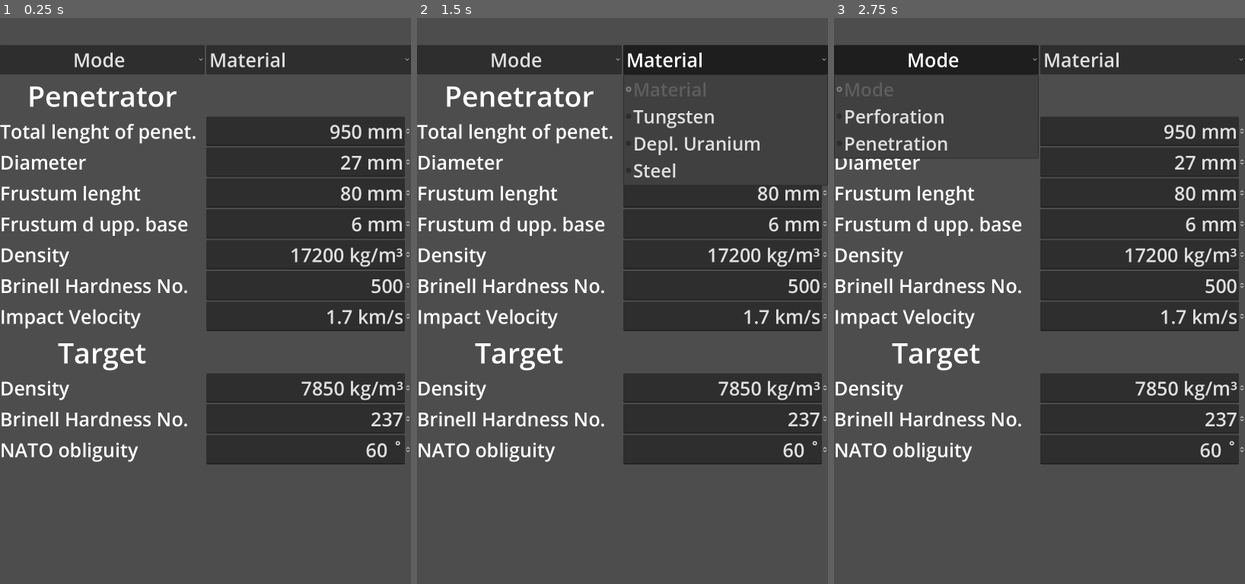
Above: before the commit, frames 1-3 (left to right).
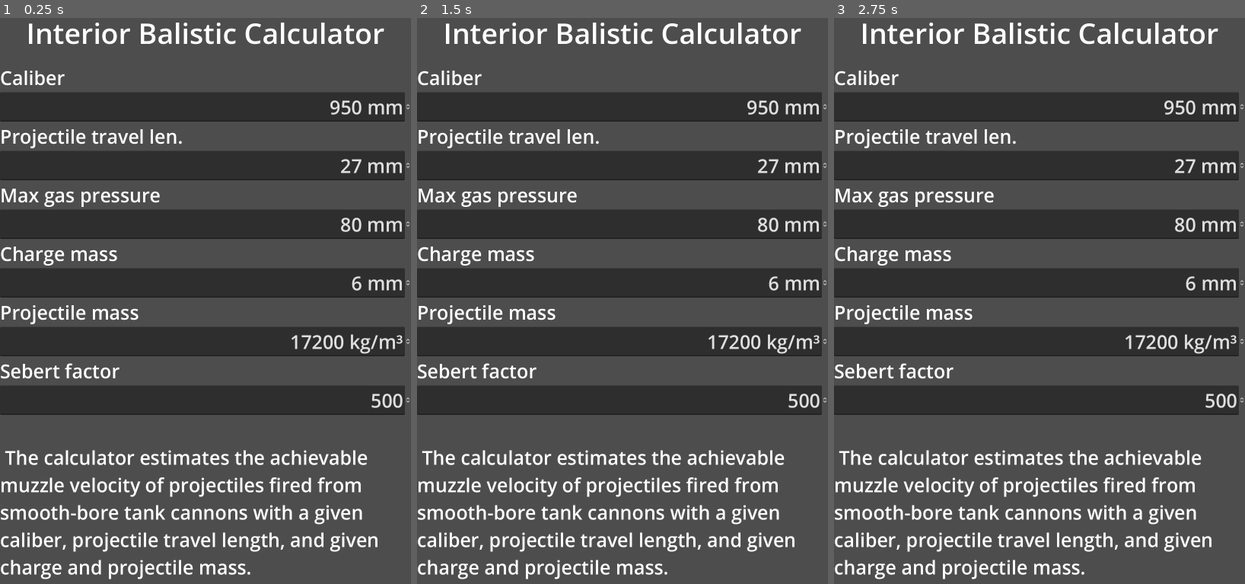
Above: after the commit, the same moments.

Repository: Honzapkcz/bal-calc
Game: Godot game, scene res://interior.tscn
The game is run twice, just before and just after one commit, with the same random seed, the same clock (stepped at 60 frames per second) and the same inputs. This scene is started directly instead of the project's main scene.
Inputs (mouse positions are in pixels of both pictures, inside the frame that each line leads up to):
- Up to frame 1 (0.25 s): no input
- Up to frame 2 (1.5 s): click (519, 57) at 0.5 s, where only the run before the commit has a clickable "Mode"; click (725, 57) at 1.25 s, where only the run before the commit has a clickable "Material"
- Up to frame 3 (2.75 s): click (936, 57) at 2 s, where only the run before the commit has a clickable "Mode"

The runs differ from the first frame. In frame 1, 49% of the frame differs, in the area x 0-100%, y 0-100%; in frame 2, 45%; in frame 3, 46%.

Commit message:
Made UI for interior balistic calculator.

Diff:
--- a/interior.tscn
+++ b/interior.tscn
@@ -1,8 +1,7 @@
-[gd_scene load_steps=4 format=3 uid="uid://drecrmo61gfk2"]
+[gd_scene load_steps=3 format=3 uid="uid://drecrmo61gfk2"]
 
 [ext_resource type="Script" path="res://interior.gd" id="1_wf5kf"]
 [ext_resource type="Theme" uid="uid://2twidl4uadyr" path="res://styl.tres" id="2_nkriu"]
-[ext_resource type="Script" path="res://penetration.gd" id="3_kvrr0"]
 
 [node name="InteriorCalculator" type="Control"]
 layout_mode = 3
@@ -11,6 +10,7 @@
 anchor_bottom = 1.0
 grow_horizontal = 2
 grow_vertical = 2
+theme = ExtResource("2_nkriu")
 script = ExtResource("1_wf5kf")
 
 [node name="ScrollContainer" type="ScrollContainer" parent="."]
@@ -27,67 +27,23 @@
 size_flags_horizontal = 3
 size_flags_vertical = 3
 
-[node name="Penetration" type="GridContainer" parent="ScrollContainer/VBoxContainer"]
-layout_mode = 2
-size_flags_horizontal = 3
-size_flags_vertical = 3
-theme = ExtResource("2_nkriu")
-columns = 2
-script = ExtResource("3_kvrr0")
-
-[node name="Control4" type="Label" parent="ScrollContainer/VBoxContainer/Penetration"]
+[node name="Label" type="Label" parent="ScrollContainer/VBoxContainer"]
+custom_minimum_size = Vector2(0, 150)
 layout_mode = 2
 theme_override_font_sizes/font_size = 75
+text = "Interior Balistic Calculator"
 horizontal_alignment = 1
+vertical_alignment = 1
 
-[node name="Control5" type="Label" parent="ScrollContainer/VBoxContainer/Penetration"]
-layout_mode = 2
-theme_override_font_sizes/font_size = 75
-horizontal_alignment = 1
-
-[node name="mode" type="OptionButton" parent="ScrollContainer/VBoxContainer/Penetration"]
-layout_mode = 2
-size_flags_horizontal = 3
-alignment = 1
-selected = 0
-item_count = 3
-popup/item_0/text = "Mode"
-popup/item_0/disabled = true
-popup/item_1/text = "Perforation"
-popup/item_1/id = 1
-popup/item_2/text = "Penetration"
-popup/item_2/id = 2
-
-[node name="material" type="OptionButton" parent="ScrollContainer/VBoxContainer/Penetration"]
-layout_mode = 2
-size_flags_horizontal = 3
-selected = 0
-item_count = 4
-popup/item_0/text = "Material"
-popup/item_0/disabled = true
-popup/item_1/text = "Tungsten"
-popup/item_1/id = 1
-popup/item_2/text = "Depl. Uranium"
-popup/item_2/id = 2
-popup/item_3/text = "Steel"
-popup/item_3/id = 3
-
-[node name="Label" type="Label" parent="ScrollContainer/VBoxContainer/Penetration"]
-layout_mode = 2
-theme_override_font_sizes/font_size = 75
-text = "Penetrator"
-horizontal_alignment = 1
-
-[node name="Control" type="Control" parent="ScrollContainer/VBoxContainer/Penetration"]
+[node name="Control" type="Control" parent="ScrollContainer/VBoxContainer"]
 layout_mode = 2
 
-[node name="Label11" type="Label" parent="ScrollContainer/VBoxContainer/Penetration"]
+[node name="Label11" type="Label" parent="ScrollContainer/VBoxContainer"]
 layout_mode = 2
-text = "Total lenght of penet."
+text = "Caliber"
 
-[node name="p_len" type="SpinBox" parent="ScrollContainer/VBoxContainer/Penetration"]
+[node name="p_len" type="SpinBox" parent="ScrollContainer/VBoxContainer"]
 layout_mode = 2
-size_flags_horizontal = 3
 min_value = 1.0
 max_value = 950.0
 value = 950.0
@@ -95,11 +51,11 @@
 alignment = 2
 suffix = "mm"
 
-[node name="Label2" type="Label" parent="ScrollContainer/VBoxContainer/Penetration"]
+[node name="Label3" type="Label" parent="ScrollContainer/VBoxContainer"]
 layout_mode = 2
-text = "Diameter"
+text = "Projectile travel len."
 
-[node name="dia" type="SpinBox" parent="ScrollContainer/VBoxContainer/Penetration"]
+[node name="dia" type="SpinBox" parent="ScrollContainer/VBoxContainer"]
 layout_mode = 2
 size_flags_horizontal = 3
 min_value = 1.0
@@ -108,11 +64,11 @@
 alignment = 2
 suffix = "mm"
 
-[node name="Label3" type="Label" parent="ScrollContainer/VBoxContainer/Penetration"]
+[node name="Label4" type="Label" parent="ScrollContainer/VBoxContainer"]
 layout_mode = 2
-text = "Frustum lenght"
+text = "Max gas pressure"
 
-[node name="f_len" type="SpinBox" parent="ScrollContainer/VBoxContainer/Penetration"]
+[node name="f_len" type="SpinBox" parent="ScrollContainer/VBoxContainer"]
 layout_mode = 2
 size_flags_horizontal = 3
 value = 80.0
@@ -120,11 +76,11 @@
 alignment = 2
 suffix = "mm"
 
-[node name="Label4" type="Label" parent="ScrollContainer/VBoxContainer/Penetration"]
+[node name="Label5" type="Label" parent="ScrollContainer/VBoxContainer"]
 layout_mode = 2
-text = "Frustum d upp. base"
+text = "Charge mass"
 
-[node name="df" type="SpinBox" parent="ScrollContainer/VBoxContainer/Penetration"]
+[node name="df" type="SpinBox" parent="ScrollContainer/VBoxContainer"]
 layout_mode = 2
 size_flags_horizontal = 3
 value = 6.0
@@ -132,11 +88,11 @@
 alignment = 2
 suffix = "mm"
 
-[node name="Label12" type="Label" parent="ScrollContainer/VBoxContainer/Penetration"]
+[node name="Label12" type="Label" parent="ScrollContainer/VBoxContainer"]
 layout_mode = 2
-text = "Density"
+text = "Projectile mass"
 
-[node name="rhop" type="SpinBox" parent="ScrollContainer/VBoxContainer/Penetration"]
+[node name="rhop" type="SpinBox" parent="ScrollContainer/VBoxContainer"]
 layout_mode = 2
 size_flags_horizontal = 3
 min_value = 5000.0
@@ -145,11 +101,11 @@
 alignment = 2
 suffix = "kg/m³"
 
-[node name="Label5" type="Label" parent="ScrollContainer/VBoxContainer/Penetration"]
+[node name="Label6" type="Label" parent="ScrollContainer/VBoxContainer"]
 layout_mode = 2
-text = "Brinell Hardness No."
+text = "Sebert factor"
 
-[node name="bhnp" type="SpinBox" parent="ScrollContainer/VBoxContainer/Penetration"]
+[node name="bhnp" type="SpinBox" parent="ScrollContainer/VBoxContainer"]
 layout_mode = 2
 size_flags_horizontal = 3
 min_value = 100.0
@@ -157,72 +113,11 @@
 value = 500.0
 alignment = 2
 
-[node name="Label6" type="Label" parent="ScrollContainer/VBoxContainer/Penetration"]
-layout_mode = 2
-text = "Impact Velocity"
-
-[node name="vt" type="SpinBox" parent="ScrollContainer/VBoxContainer/Penetration"]
-layout_mode = 2
-size_flags_horizontal = 3
-min_value = 1.0
-step = 0.1
-value = 1.7
-allow_greater = true
-alignment = 2
-suffix = "km/s"
-
-[node name="Label7" type="Label" parent="ScrollContainer/VBoxContainer/Penetration"]
-layout_mode = 2
-theme_override_font_sizes/font_size = 75
-text = "Target"
-horizontal_alignment = 1
-
-[node name="Control2" type="Control" parent="ScrollContainer/VBoxContainer/Penetration"]
-layout_mode = 2
-
-[node name="Label10" type="Label" parent="ScrollContainer/VBoxContainer/Penetration"]
-layout_mode = 2
-text = "Density"
-
-[node name="rhot" type="SpinBox" parent="ScrollContainer/VBoxContainer/Penetration"]
-layout_mode = 2
-size_flags_horizontal = 3
-min_value = 7700.0
-max_value = 8200.0
-value = 7850.0
-alignment = 2
-suffix = "kg/m³"
-
-[node name="Label8" type="Label" parent="ScrollContainer/VBoxContainer/Penetration"]
-layout_mode = 2
-text = "Brinell Hardness No."
-
-[node name="bhnt" type="SpinBox" parent="ScrollContainer/VBoxContainer/Penetration"]
-layout_mode = 2
-size_flags_horizontal = 3
-min_value = 120.0
-max_value = 600.0
-value = 237.0
-alignment = 2
-
-[node name="Label9" type="Label" parent="ScrollContainer/VBoxContainer/Penetration"]
-layout_mode = 2
-text = "NATO obliguity"
-
-[node name="nato" type="SpinBox" parent="ScrollContainer/VBoxContainer/Penetration"]
-layout_mode = 2
-size_flags_horizontal = 3
-max_value = 75.0
-value = 60.0
-alignment = 2
-suffix = "˚"
-
-[node name="Control3" type="Control" parent="ScrollContainer/VBoxContainer/Penetration"]
-layout_mode = 2
-
-[node name="result" type="Label" parent="ScrollContainer/VBoxContainer/Penetration"]
+[node name="Label2" type="Label" parent="ScrollContainer/VBoxContainer"]
 layout_mode = 2
 autowrap_mode = 3
 
-[connection signal="item_selected" from="ScrollContainer/VBoxContainer/Penetration/mode" to="ScrollContainer/VBoxContainer/Penetration" method="_on_mode_item_selected"]
-[connection signal="item_selected" from="ScrollContainer/VBoxContainer/Penetration/material" to="ScrollContainer/VBoxContainer/Penetration" method="_on_material_item_selected"]
+[node name="Label7" type="Label" parent="ScrollContainer/VBoxContainer"]
+layout_mode = 2
+text = " The calculator estimates the achievable muzzle velocity of projectiles fired from smooth-bore tank cannons with a given caliber, projectile travel length, and given charge and projectile mass."
+autowrap_mode = 3
--- a/penetration.tscn
+++ b/penetration.tscn
@@ -3,6 +3,22 @@
 [ext_resource type="Theme" uid="uid://2twidl4uadyr" path="res://styl.tres" id="1_g6qe0"]
 [ext_resource type="Script" path="res://penetration.gd" id="2_eiqaj"]
 [ext_resource type="Texture2D" uid="uid://c1aw0nb4hrthx" path="res://shortcut.svg" id="3_xxh8n"]
+
+[sub_resource type="StyleBoxEmpty" id="StyleBoxEmpty_avbne"]
+
+[sub_resource type="StyleBoxFlat" id="StyleBoxFlat_ndm83"]
+bg_color = Color(0.223529, 0.223529, 0.223529, 0.6)
+corner_radius_top_left = 50
+corner_radius_top_right = 50
+corner_radius_bottom_right = 50
+corner_radius_bottom_left = 50
+
+[sub_resource type="StyleBoxFlat" id="StyleBoxFlat_fu4bq"]
+bg_color = Color(0, 0, 0, 0.6)
+corner_radius_top_left = 50
+corner_radius_top_right = 50
+corner_radius_bottom_right = 50
+corner_radius_bottom_left = 50
 
 [sub_resource type="StyleBoxFlat" id="StyleBoxFlat_wredq"]
 bg_color = Color(0.101961, 0.101961, 0.101961, 0.6)
@@ -11,22 +27,6 @@
 corner_radius_bottom_right = 50
 corner_radius_bottom_left = 50
 
-[sub_resource type="StyleBoxFlat" id="StyleBoxFlat_ndm83"]
-bg_color = Color(0.223529, 0.223529, 0.223529, 0.6)
-corner_radius_top_left = 50
-corner_radius_top_right = 50
-corner_radius_bottom_right = 50
-corner_radius_bottom_left = 50
-
-[sub_resource type="StyleBoxFlat" id="StyleBoxFlat_fu4bq"]
-bg_color = Color(0, 0, 0, 0.6)
-corner_radius_top_left = 50
-corner_radius_top_right = 50
-corner_radius_bottom_right = 50
-corner_radius_bottom_left = 50
-
-[sub_resource type="StyleBoxEmpty" id="StyleBoxEmpty_avbne"]
-
 [node name="MarginContainer" type="MarginContainer"]
 anchors_preset = 15
 anchor_right = 1.0
@@ -68,10 +68,9 @@
 layout_mode = 2
 size_flags_horizontal = 3
 alignment = 1
+selected = 0
 item_count = 3
-selected = 0
 popup/item_0/text = "Mode"
-popup/item_0/id = 0
 popup/item_0/disabled = true
 popup/item_1/text = "Perforation"
 popup/item_1/id = 1
@@ -81,10 +80,9 @@
 [node name="material" type="OptionButton" parent="ScrollContainer/Penetration"]
 layout_mode = 2
 size_flags_horizontal = 3
+selected = 0
 item_count = 4
-selected = 0
 popup/item_0/text = "Material"
-popup/item_0/id = 0
 popup/item_0/disabled = true
 popup/item_1/text = "Tungsten"
 popup/item_1/id = 1
@@ -251,15 +249,15 @@
 size_flags_horizontal = 8
 size_flags_vertical = 8
 theme_override_colors/icon_normal_color = Color(0.439216, 0.729412, 0.980392, 1)
+theme_override_colors/icon_focus_color = Color(0.439216, 0.729412, 0.980392, 1)
 theme_override_colors/icon_pressed_color = Color(0.439216, 0.729412, 0.980392, 1)
 theme_override_colors/icon_hover_color = Color(0.439216, 0.729412, 0.980392, 1)
 theme_override_colors/icon_hover_pressed_color = Color(0.439216, 0.729412, 0.980392, 1)
-theme_override_colors/icon_focus_color = Color(0.439216, 0.729412, 0.980392, 1)
 theme_override_colors/icon_disabled_color = Color(0.439216, 0.729412, 0.980392, 1)
-theme_override_styles/normal = SubResource("StyleBoxFlat_wredq")
+theme_override_styles/focus = SubResource("StyleBoxEmpty_avbne")
 theme_override_styles/hover = SubResource("StyleBoxFlat_ndm83")
 theme_override_styles/pressed = SubResource("StyleBoxFlat_fu4bq")
-theme_override_styles/focus = SubResource("StyleBoxEmpty_avbne")
+theme_override_styles/normal = SubResource("StyleBoxFlat_wredq")
 icon = ExtResource("3_xxh8n")
 icon_alignment = 1
 
--- a/simulation.tscn
+++ b/simulation.tscn
@@ -5,12 +5,7 @@
 [ext_resource type="Texture2D" uid="uid://vjqjd08v55kh" path="res://play_arrow.svg" id="2_ari4i"]
 [ext_resource type="Texture2D" uid="uid://dvsni2wgptsot" path="res://Screenshot.png" id="3_dr1b0"]
 
-[sub_resource type="StyleBoxFlat" id="StyleBoxFlat_micd7"]
-bg_color = Color(0.101961, 0.101961, 0.101961, 0.6)
-corner_radius_top_left = 50
-corner_radius_top_right = 50
-corner_radius_bottom_right = 50
-corner_radius_bottom_left = 50
+[sub_resource type="StyleBoxEmpty" id="StyleBoxEmpty_2rbnu"]
 
 [sub_resource type="StyleBoxFlat" id="StyleBoxFlat_w5umf"]
 bg_color = Color(0.223529, 0.223529, 0.223529, 0.6)
@@ -26,7 +21,12 @@
 corner_radius_bottom_right = 50
 corner_radius_bottom_left = 50
 
-[sub_resource type="StyleBoxEmpty" id="StyleBoxEmpty_2rbnu"]
+[sub_resource type="StyleBoxFlat" id="StyleBoxFlat_micd7"]
+bg_color = Color(0.101961, 0.101961, 0.101961, 0.6)
+corner_radius_top_left = 50
+corner_radius_top_right = 50
+corner_radius_bottom_right = 50
+corner_radius_bottom_left = 50
 
 [node name="Simulation" type="VBoxContainer"]
 anchors_preset = 15
@@ -72,10 +72,10 @@
 size_flags_horizontal = 8
 size_flags_vertical = 8
 theme_override_font_sizes/font_size = 0
-theme_override_styles/normal = SubResource("StyleBoxFlat_micd7")
+theme_override_styles/focus = SubResource("StyleBoxEmpty_2rbnu")
 theme_override_styles/hover = SubResource("StyleBoxFlat_w5umf")
 theme_override_styles/pressed = SubResource("StyleBoxFlat_46q3f")
-theme_override_styles/focus = SubResource("StyleBoxEmpty_2rbnu")
+theme_override_styles/normal = SubResource("StyleBoxFlat_micd7")
 toggle_mode = true
 icon = ExtResource("2_ari4i")
 icon_alignment = 1
